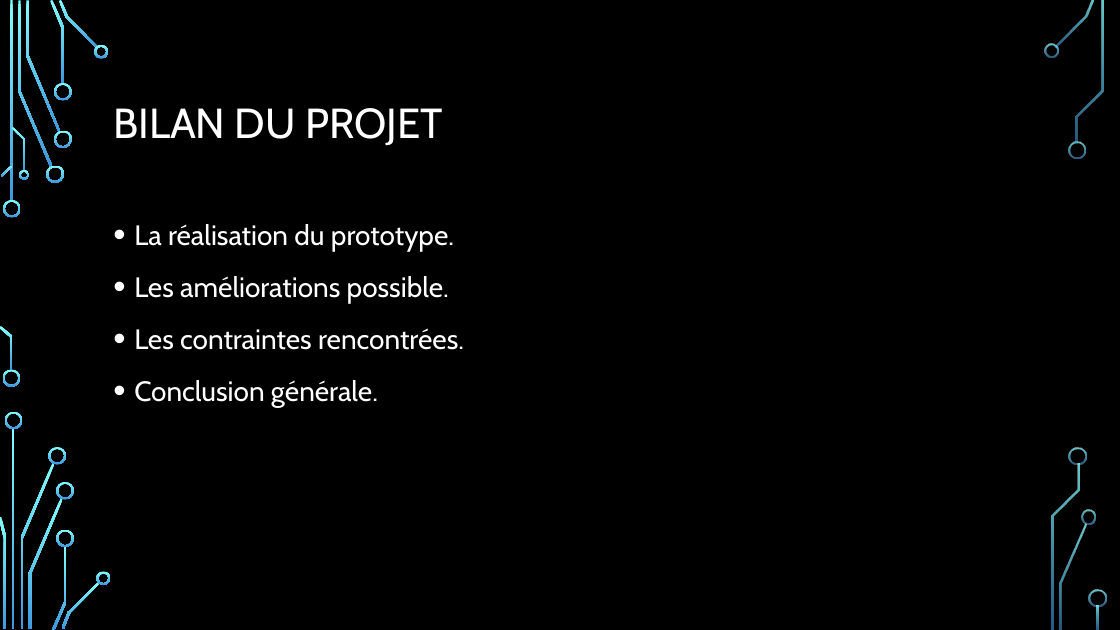
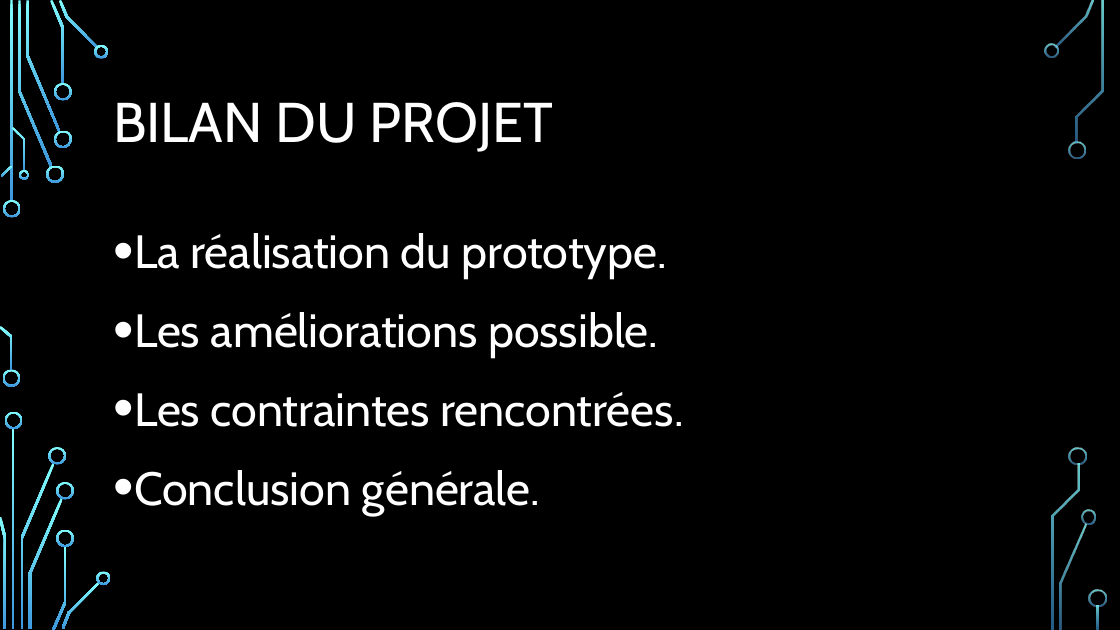
Before and after one commit to AE-L/Projet-SmartPatate, a slide deck: slide 5 of Projet smart-patate.pptx. Drawn at 1120x630 pixels with LibreOffice and Linux fonts; fonts in the diff are those of the drawing; background and template pictures are left out. Boxes give left, top, right and bottom in pixels: in the first picture for what was removed or moved away, otherwise in the second. Text is boxed around its words. In the diff, an @@ line names an element or a change of style, - is before the commit and + after.

```diff
--- a/Projet smart-patate.pptx
+++ b/Projet smart-patate.pptx
@@ title "BILAN DU PROJET" at (113, 102, 553, 152): size 36 to 48 pt @@
@@ text "La réalisation du prototype." at (134, 233, 683, 516): size 24 to 40 pt @@
```
Also in this commit, not shown: 4 other slides changed, 1 slide added, 1 other file.
